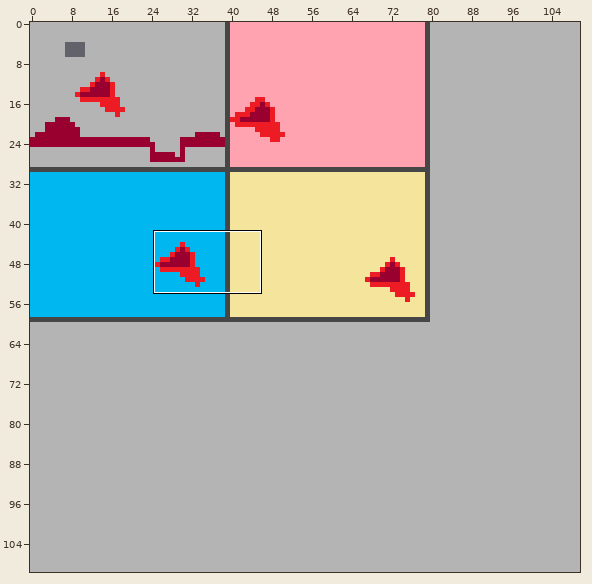
Two states of a Tiled map, tiles/base.tmx. Above: a wide view before the commit, with the close-up outlined.
Close-up. Earlier state:
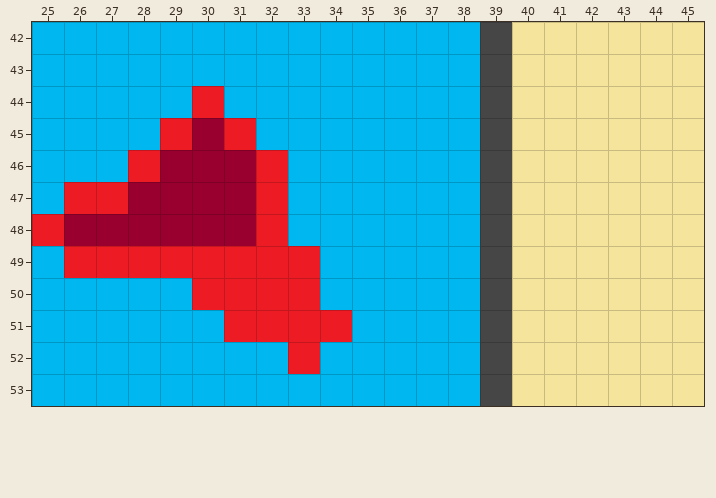
Cells are 16x16 px. Shown: x 25..45, y 42..53. The commit also changed other parts of the map, which this record leaves out.
After:
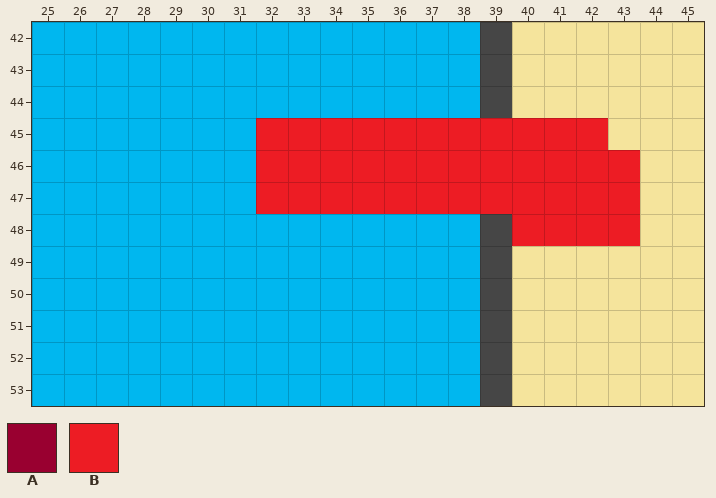
Key: from "level1": A 4, B 5.
_ is an empty cell, . an unchanged one.
The exact change:
--- layer "top"
@@ x 25..43 @@
-44 .....B.............
-45 ....BAB___________.
-46 ...BAAA.___________
-47 .BBAAAA.___________
-48 BAAAAAAB.......____
-49 .BBBBBBBB..........
-50 .....BBBB..........
-51 ......BBBB.........
-52 ........B..........
+44 ....._.............
+45 ....___BBBBBBBBBBB.
+46 ...____.BBBBBBBBBBB
+47 .______.BBBBBBBBBBB
+48 ________.......BBBB
+49 .________..........
+50 .....____..........
+51 ......____.........
+52 ........_..........
Where, in picture pixels (left, top, right, bottom), the same in both close-ups:
changed: (32, 86, 640, 374)
